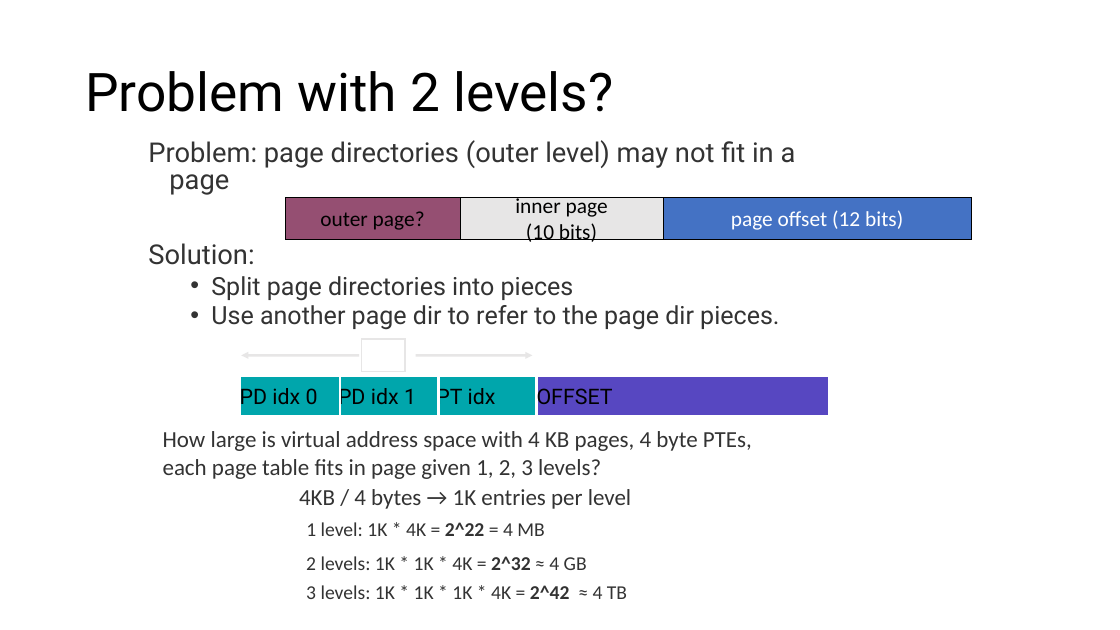
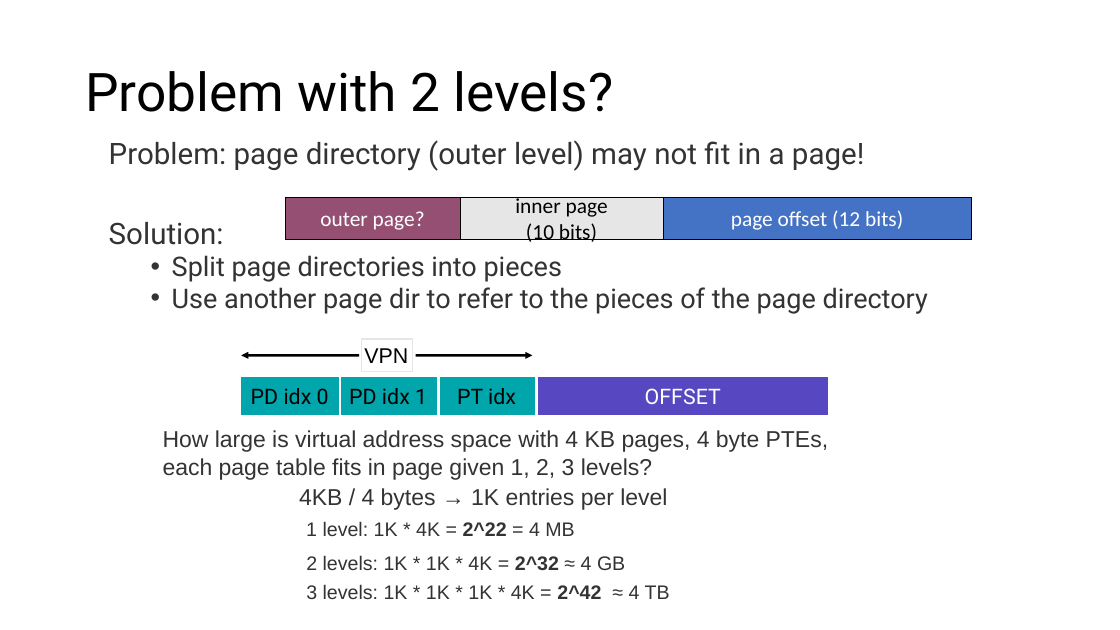
Before and after one commit to ngsrinivas/coursegen, a slide deck: slide 28 of ex/416-F23/staging/416-F23/lectures/06-paging.pptx (slide 29 before the commit). Drawn at 1120x630 pixels with LibreOffice and Linux fonts; fonts in the diff are those of the drawing. Boxes give left, top, right and bottom in pixels: in the first picture for what was removed or moved away, otherwise in the second. Text is boxed around its words. In the diff, an @@ line names an element or a change of style, - is before the commit and + after.

```diff
--- a/ex/416-F23/staging/416-F23/lectures/06-paging.pptx
+++ b/ex/416-F23/staging/416-F23/lectures/06-paging.pptx
@@ text "Problem: page directory (outer level) ...": place and size @@
-text "Problem: page directory (outer level) ..." at [148,140,796,330]
+text "Problem: page directory (outer level) ..." at [109,140,928,314]
@@ text at [109,140,864,171]: text changed; size 23.4 to 25.3 pt @@
-Problem: page directories (outer level) may not fit in a page
+Problem: page directory (outer level) may not fit in a page!
@@ rectangle "outer page?" at [285,197,460,239]: text colour #000000 to #FFFFFF @@
@@ text at [109,222,562,282]: size 23.4 to 25.3 pt in "Solution:"; size 21.5 to 23.2 pt in "Split page directories into pieces" @@
@@ text at [172,287,928,314]: text changed; size 21.5 to 23.2 pt @@
-  • Use another page dir to refer to the page dir pieces.
+  • Use another page dir to refer to the pieces of the page directory
@@ arrow (360, 355) - (241, 355): stroke #E7E6E6 2 pt to #000000 2 pt @@
@@ rectangle "VPN": place and size @@
-rectangle "VPN" at [361,339,405,372]
+rectangle "VPN" at [361,339,413,372]
@@ text in rectangle at [364,348,408,363]: text added @@
+VPN
@@ arrow (416, 355) - (533, 355): stroke #E7E6E6 2 pt to #000000 2 pt @@
@@ alignment left to centre in 3 elements at [437,376,538,417], [338,376,439,417], [239,376,340,417] @@
@@ rectangle "OFFSET" at [537,376,829,417]: text colour #000000 to #FFFFFF; alignment left to centre @@
@@ font Calibri to Arial in 5 elements at [163,430,828,480], [299,488,667,510], [306,521,574,536], [306,584,670,599], [306,555,625,570] @@
```
Also in this commit, not shown: 42 other slides changed, 3 slides added, 62 slides removed, 4 other files.
